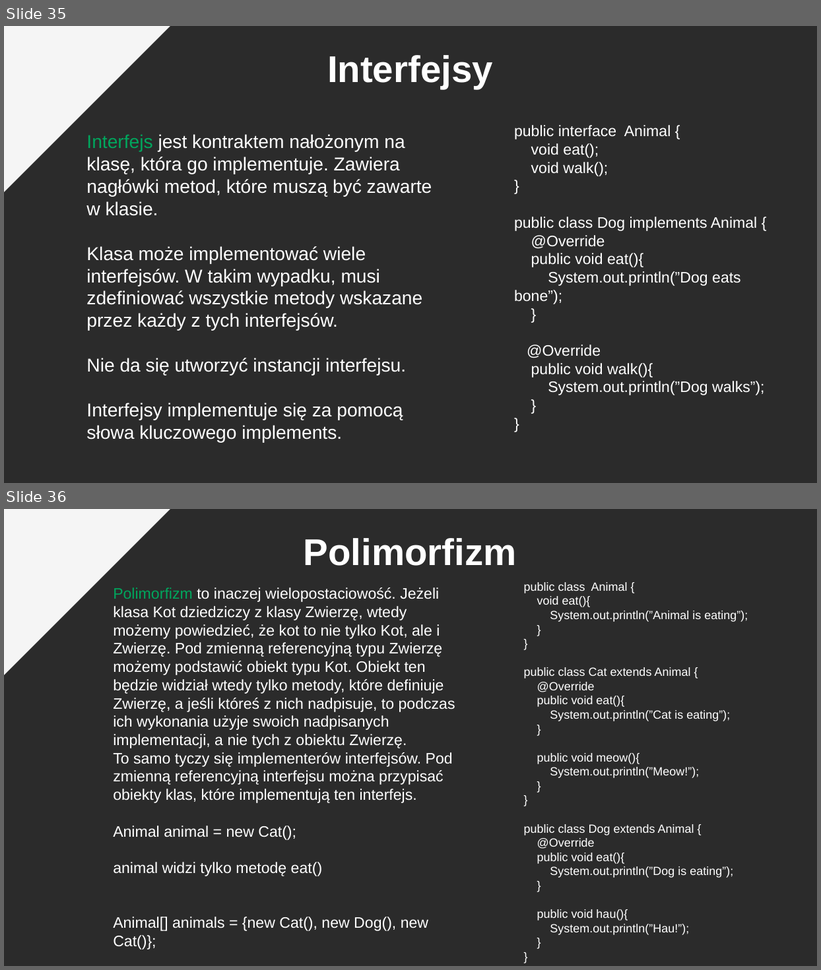
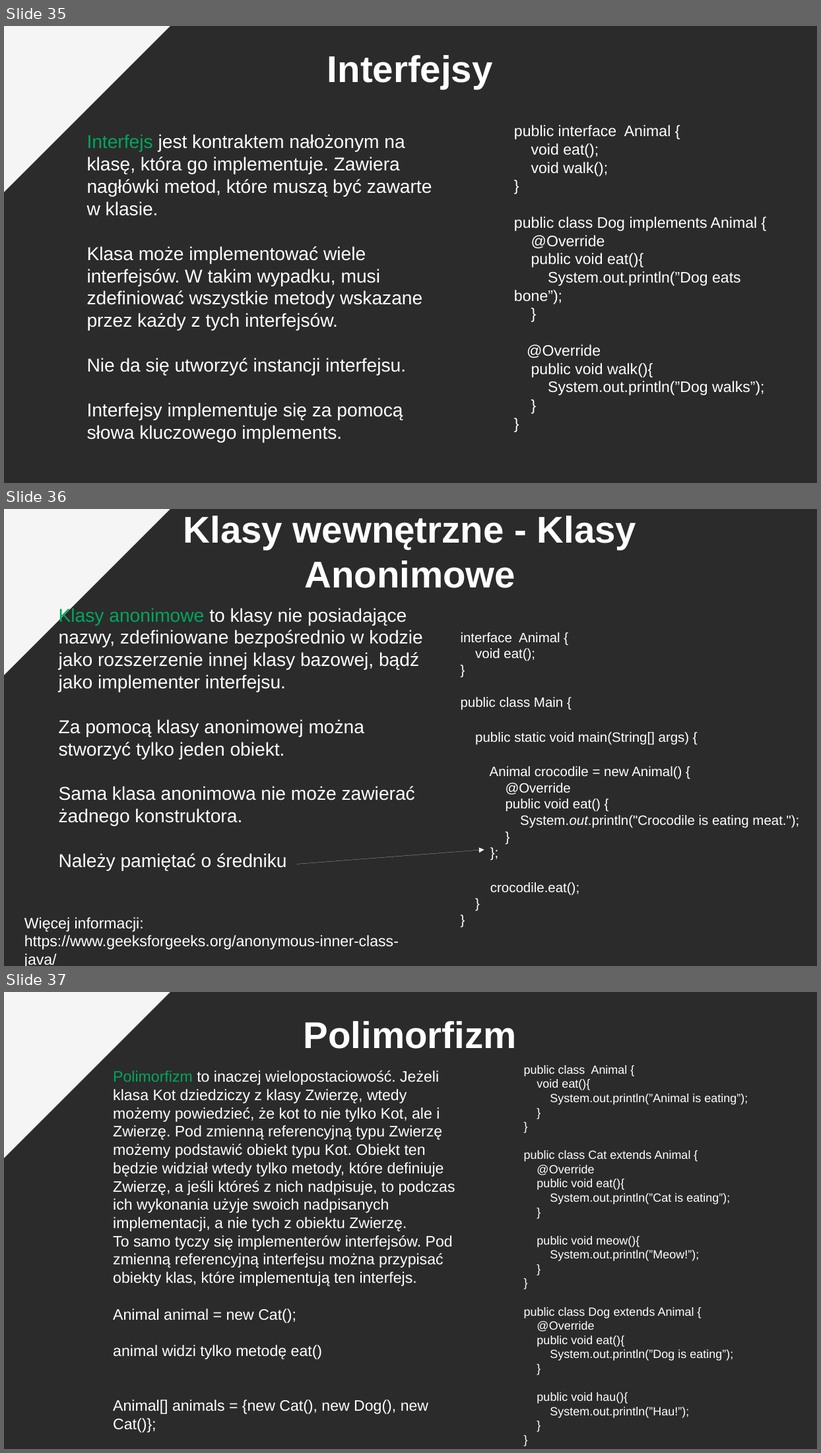
Before and after one commit to pkrajnik/WprowadzenieDoJava4Zajecia, a slide deck: WprowadzenieDoJezykaJAVA_v3_PiotrKrajnik.pptx. Shown one above the other, each under a label of ours: slides 35 and 36 before the commit, slides 35, 36 and 37 after it. The pictures are 821x970 and 821x1453 pixels, drawn with LibreOffice and Linux fonts; fonts in the diff are those of the drawing; background and template pictures are left out; a plain dark background stands for a picture behind light text. Boxes give left, top, right and bottom in pixels: in the first picture for what was removed or moved away, otherwise in the second. Text is boxed around its words. In the diff, an @@ line names an element or a change of style, - is before the commit and + after.

```diff
--- a/WprowadzenieDoJezykaJAVA_v3_PiotrKrajnik.pptx
+++ b/WprowadzenieDoJezykaJAVA_v3_PiotrKrajnik.pptx
@@ slide 36 added at box(4, 509, 817, 966), background picture (left out); not listed: 1 template element that a slide beside it also shows @@
@@ text added at box(184, 516, 637, 588), 44 pt, text #FFFFFF, bold @@
+Klasy wewnętrzne - Klasy Anonimowe
@@ text added at box(59, 607, 422, 871), 22 pt, text #FFFFFF @@
+Klasy anonimowe to klasy nie posiadające nazwy, zdefiniowane bezpośrednio w kodzie jako rozszerzenie innej klasy bazowej, bądź jako implementer interfejsu.
+Za pomocą klasy anonimowej można stworzyć tylko jeden obiekt.
+Sama klasa anonimowa nie może zawierać żadnego konstruktora.
+Należy pamiętać o średniku
@@ text added at box(461, 632, 799, 895), 16 pt, text #FFFFFF @@
+interface Animal {
+void eat();
+}
+public class Main {
+public static void main(String[] args) {
+Animal crocodile = new Animal() {
+@Override
+public void eat() {
+System.out.println("Crocodile is eating meat.");
+}
+};
+crocodile.eat();
+}
+}
@@ arrow added from (297, 865) to (484, 850), #FFFFFF 0.75 pt @@
@@ text added at box(24, 918, 399, 950), 18 pt, text #FFFFFF @@
+Więcej informacji:
+https://www.geeksforgeeks.org/anonymous-inner-class-java/
@@ what was slide 36 is now slide 37 @@
```
Also in this commit, not shown: 2 slides changed.
